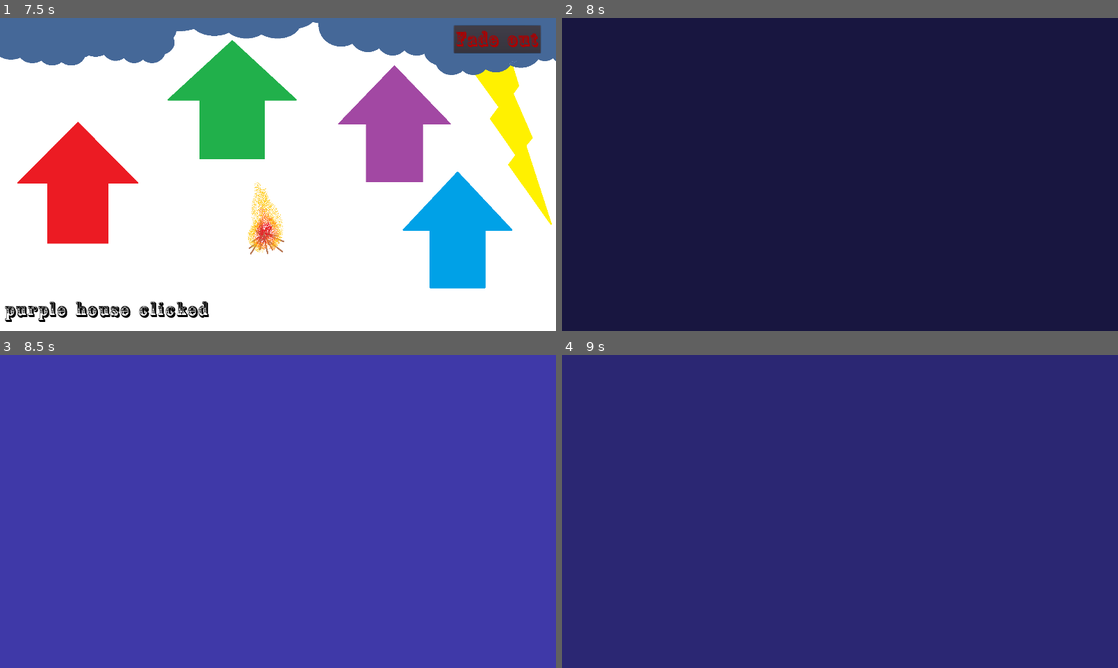
Above: before the commit, frames 1-4 (two rows, left to right).
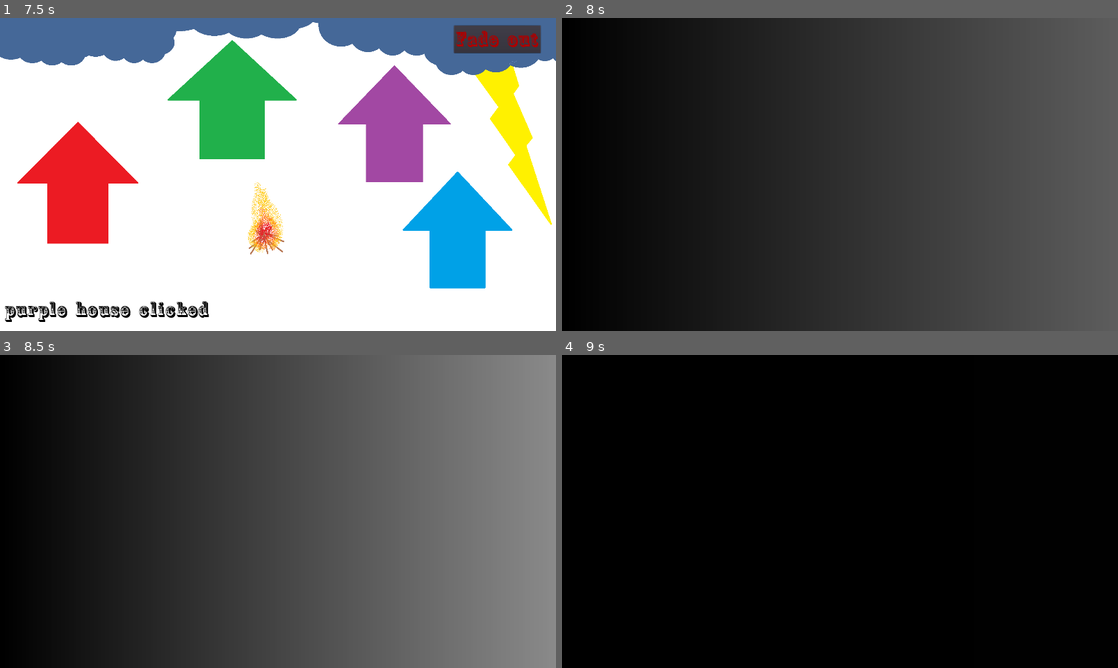
Above: after the commit, the same moments.

Repository: gadse/high-moon
Game: Godot game, scene res://scenes/main_menu/MainMenu.tscn
Two runs of this game, one before a commit and one after it. Both use one fixed random seed, a clock stepped at 60 frames per second and the inputs below.
Inputs (mouse positions are in pixels of both pictures, inside the frame that each line leads up to):
- Up to frame 1 (7.5 s): click "New Game" at 0.5 s; click "New Game" at 1.25 s; click "New Game" at 2 s; tap Enter at 2.75 s; move the mouse to (250, 237) at 2.77 s; click (250, 237) at 2.92 s; move the mouse to (444, 221) at 3.52 s; click (444, 221) at 3.67 s; click "Fade out" at 4.25 s; click "Fade out" at 5 s; click "Fade out" at 5.75 s; tap Space at 6.5 s; move the mouse to (383, 124) at 6.52 s; click (383, 124) at 6.67 s; click "Credits" at 7.25 s
- Up to frame 2 (8 s): no input
- Up to frame 3 (8.5 s): move the mouse to (383, 461) at 8.02 s; click (383, 461) at 8.17 s
- Up to frame 4 (9 s): move the mouse to (840, 511) at 8.77 s; click (840, 511) at 8.92 s

Frame 1 is identical in both runs. In frame 2, 92% of the frame differs, in the area x 0-100%, y 0-100%; in frame 3, 100%; in frame 4, 100%.

Commit message:
Gave certain polygonal collision nodes better names

Diff:
--- a/scenes/town_overview/TownOverview.tscn
+++ b/scenes/town_overview/TownOverview.tscn
@@ -5,7 +5,6 @@
 [ext_resource path="res://graphics/background/TownOverviewMock.png" type="Texture" id=3]
 [ext_resource path="res://scenes/town_overview/House.gd" type="Script" id=4]
 [ext_resource path="res://fonts/Country Western/Country Western.tres" type="DynamicFont" id=5]
-
 
 [node name="TownOverview" type="Node2D"]
 script = ExtResource( 1 )
@@ -47,7 +46,7 @@
 script = ExtResource( 4 )
 house = "red"
 
-[node name="CollisionShape2D" type="CollisionPolygon2D" parent="RedHouse"]
+[node name="CollisionPolygon2D" type="CollisionPolygon2D" parent="RedHouse"]
 position = Vector2( 167.044, 569.823 )
 polygon = PoolVector2Array( -5.89636, 4.44983, -109.241, 2.66797, 101.011, -211.148, 312.154, 1.7771, 207.028, 5.3407, 207.028, 208.466, -3.22366, 208.466 )
 
@@ -56,7 +55,7 @@
 script = ExtResource( 4 )
 house = "green"
 
-[node name="CollisionShape2D" type="CollisionPolygon2D" parent="GreenHouse"]
+[node name="CollisionPolygon2D" type="CollisionPolygon2D" parent="GreenHouse"]
 position = Vector2( 799.788, 281.846 )
 polygon = PoolVector2Array( -225.264, 2.88385, 2.80634, -204.696, 223.749, -0.679749, 113.278, 3.77478, 115.06, 205.118, -113.01, 205.118, -112.12, 4.66565 )
 
